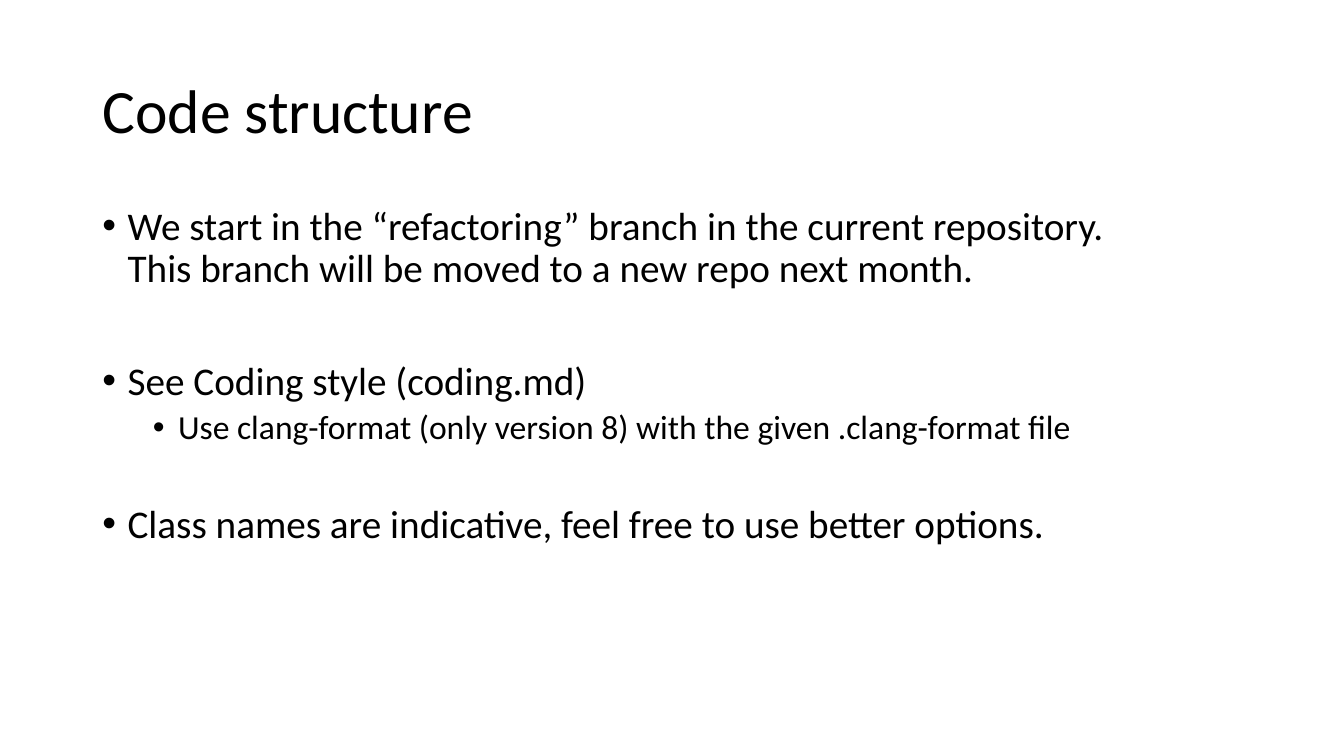
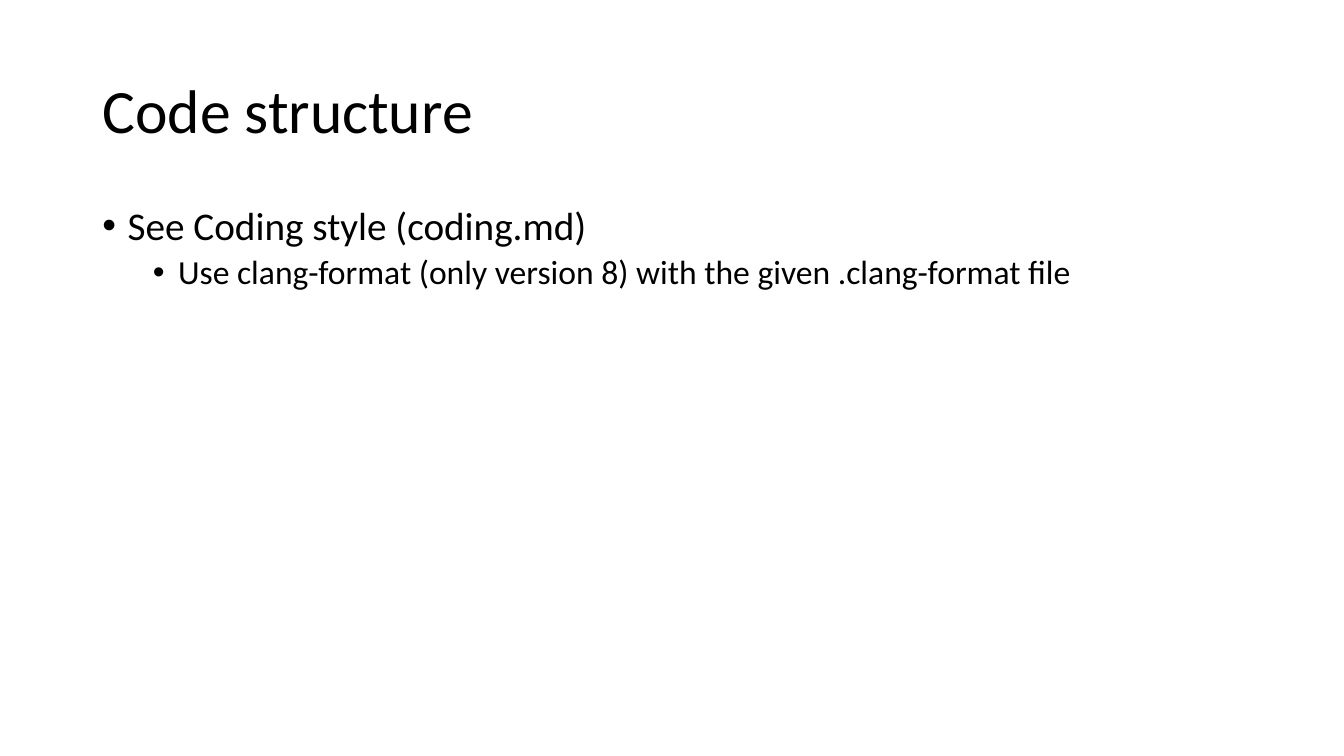
Before and after one commit to eth-cscs/DLA-Future, a slide deck: slide 1 of misc/code.pptx. Drawn at 1344x756 pixels with LibreOffice and Linux fonts; fonts in the diff are those of the drawing. Boxes give left, top, right and bottom in pixels: in the first picture for what was removed or moved away, otherwise in the second. Text is boxed around its words. In the diff, an @@ line names an element or a change of style, - is before the commit and + after.

```diff
--- a/misc/code.pptx
+++ b/misc/code.pptx
@@ text at [128, 212, 1103, 289]: paragraph removed @@
-• We start in the “refactoring” branch in the current repository.
-  This branch will be moved to a new repo next month.
@@ text at [128, 510, 1043, 545]: paragraph removed @@
-• Class names are indicative, feel free to use better options.
```
Also in this commit, not shown: 6 other slides changed, 2 other files.
